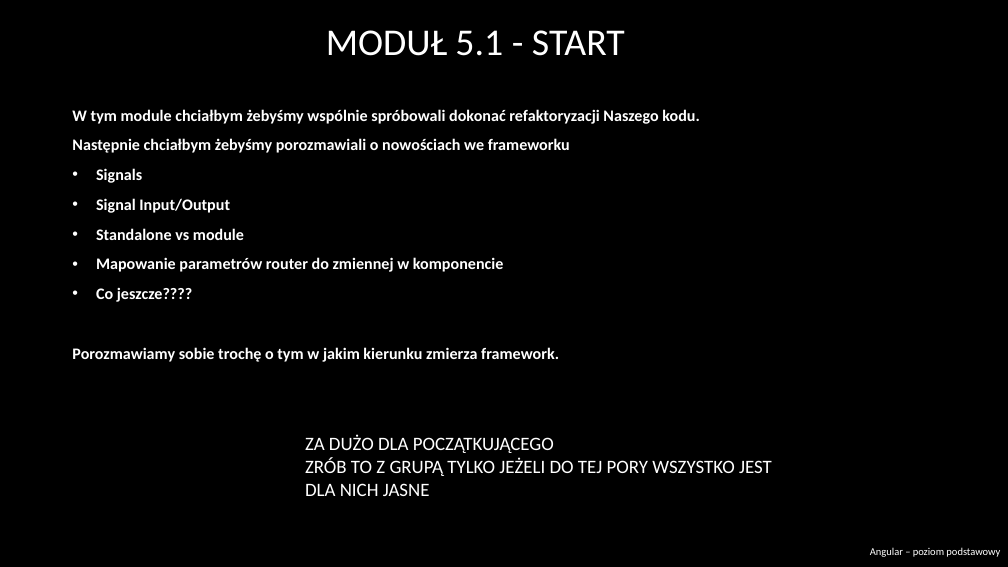
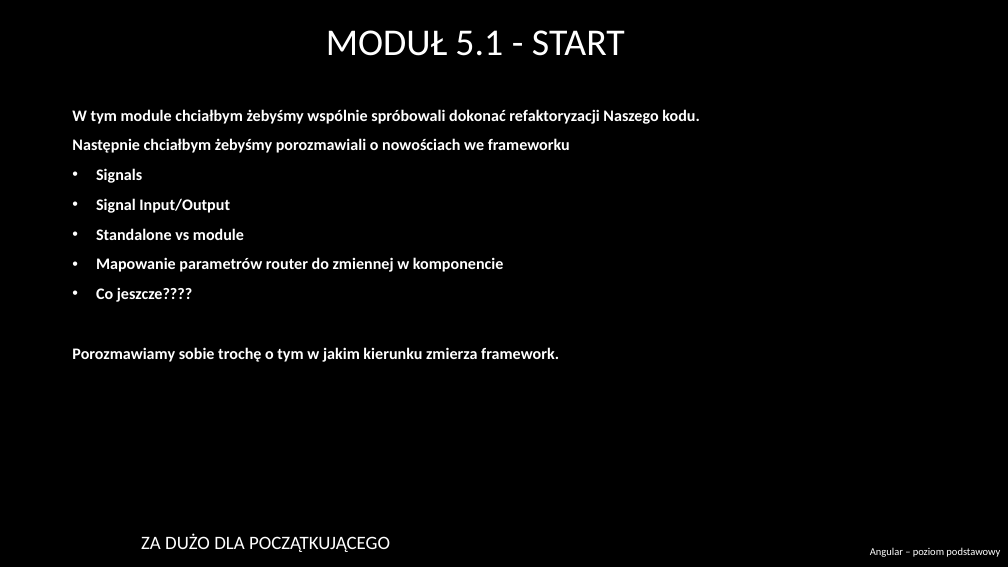
Before and after one commit to RafalSzczuka/angular-course-pfr, a slide deck: slide 61 of prezentacja/Angular beginner.pptx. Drawn at 1008x567 pixels with LibreOffice and Linux fonts; fonts in the diff are those of the drawing; background and template pictures are left out. Boxes give left, top, right and bottom in pixels: in the first picture for what was removed or moved away, otherwise in the second. Text is boxed around its words. In the diff, an @@ line names an element or a change of style, - is before the commit and + after.

```diff
--- a/prezentacja/Angular beginner.pptx
+++ b/prezentacja/Angular beginner.pptx
@@ text at (x1=305, y1=458, x2=772, y2=496): paragraph removed @@
-ZRÓB TO Z GRUPĄ TYLKO JEŻELI DO TEJ PORY WSZYSTKO JEST DLA NICH JASNE
@@ text "ZA DUŻO DLA POCZĄTKUJĄCEGO" moved from (x1=305, y1=435, x2=772, y2=496) to (x1=141, y1=533, x2=390, y2=552) @@
```
Also in this commit, not shown: 19 other slides changed, 2 slides added, 2 slides removed, 2 other files.
